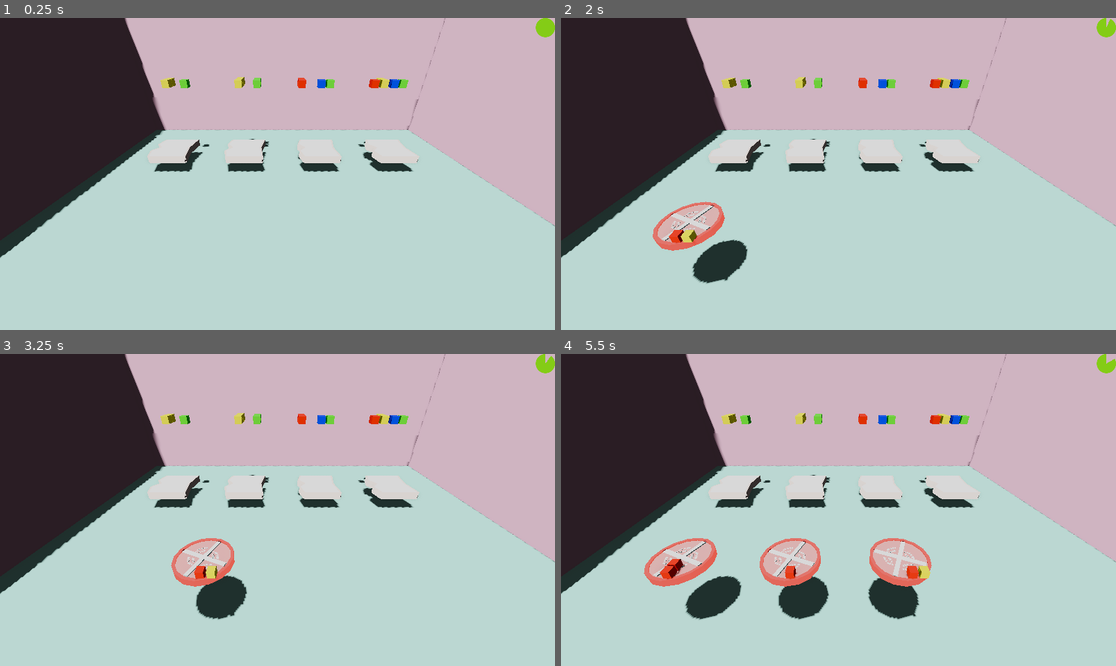
Above: before the commit, frames 1-4 (two rows, left to right).
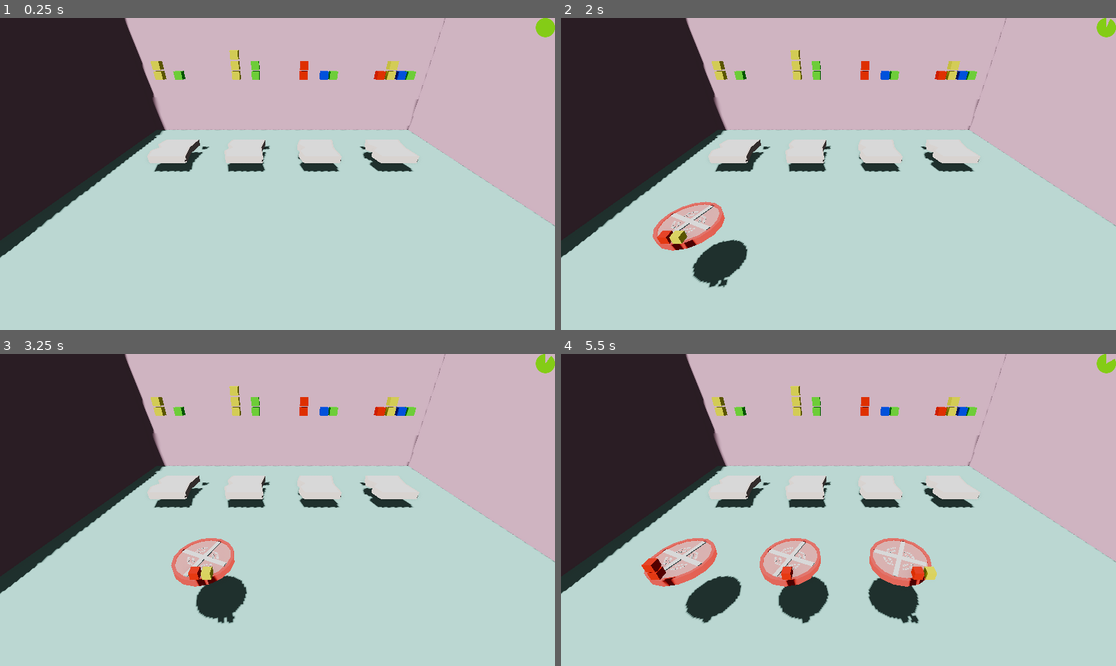
Above: after the commit, the same moments.

Repository: gabrield67/Sandwich-Shop
Game: Godot game, scene res://scenes/game.tscn
The game is run twice, just before and just after one commit, with the same random seed, the same clock (stepped at 60 frames per second) and the same inputs.
Inputs (mouse positions are in pixels of both pictures, inside the frame that each line leads up to):
- Up to frame 1 (0.25 s): no input
- Up to frame 2 (2 s): tap Enter at 0.5 s; move the mouse to (960, 158) at 0.52 s; click (960, 158) at 0.67 s; tap Space at 1.25 s; move the mouse to (727, 189) at 1.27 s; click (727, 189) at 1.42 s
- Up to frame 3 (3.25 s): move the mouse to (333, 441) at 2.02 s; click (333, 441) at 2.17 s; move the mouse to (249, 572) at 2.77 s; click (249, 572) at 2.92 s
- Up to frame 4 (5.5 s): move the mouse to (1005, 556) at 3.52 s; click (1005, 556) at 3.67 s; move the mouse to (672, 463) at 4.27 s; click (672, 463) at 4.42 s; move the mouse to (866, 510) at 5.02 s; click (866, 510) at 5.17 s

The runs differ from the first frame. In frame 1, 1.4% of the frame differs, in the area x 27-75%, y 10-43%; in frame 2, 1.8%; in frame 3, 1.7%; in frame 4, 2.2%, in the area x 14-75%, y 10-87%.

Commit message:
Attempted 2d flavor UI

Diff:
--- a/scenes/Ingredients/Bread.tscn
+++ b/scenes/Ingredients/Bread.tscn
@@ -25,7 +25,7 @@
 shape = SubResource("BoxShape3D_kf4f7")
 
 [node name="ActualFlavorProfile" parent="." unique_id=414758302 instance=ExtResource("2_rap00")]
-transform = Transform3D(0.7, 0, 0, 0, 0.7, 0, 0, 0, 0.7, 0, 2.3720236, 2.8585114)
+transform = Transform3D(0.7, 0, 0, 0, 0.7, 0, 0, 0, 0.7, 0, -0.5407626, 1.6563432)
 
 [node name="TargetFlavorProfile" parent="." unique_id=443898979 instance=ExtResource("2_rap00")]
 transform = Transform3D(1, 0, 0, 0, 1, 0, 0, 0, 1, 0, 3.9594035, -1.6379085)
--- a/scenes/flavor_profile.gd
+++ b/scenes/flavor_profile.gd
@@ -45,6 +45,17 @@
 		for i in range(num):
 			remove_flavor_block(f_arr, f-1)
 
+func add_flavor_block_2d(f_arr:Array,f):
+	var sprite = Sprite3D.new()
+	sprite.texture = load("res://assets/white square.png")
+	sprite.billboard = BaseMaterial3D.BILLBOARD_ENABLED
+	sprite.position = points[f].position + Vector3(0,f_arr.size()*.6,0)
+	sprite.scale = Vector3(.5,.5,.5)
+	sprite.modulate= colors[f]
+	f_arr.push_back(sprite)
+	self.add_child(sprite)
+	pass
+
 func add_flavor_block(f_arr:Array,f):
 	var static_body = StaticBody3D.new()
 	var mesh_instance = MeshInstance3D.new()
@@ -56,7 +67,7 @@
 	mesh_instance.set_surface_override_material(0, on_material)
 	f_arr.push_back(static_body)
 	self.add_child(static_body)
-	static_body.position = points[f].position + Vector3(0,0,-f_arr.size()*.6)
+	static_body.position = points[f].position + Vector3(0,f_arr.size()*.6,0)
 	static_body.scale = Vector3(.5,.5,.5)
 	pass
 
Binary file added: assets/white square.png
Not shown, added: assets/white square.png.import
